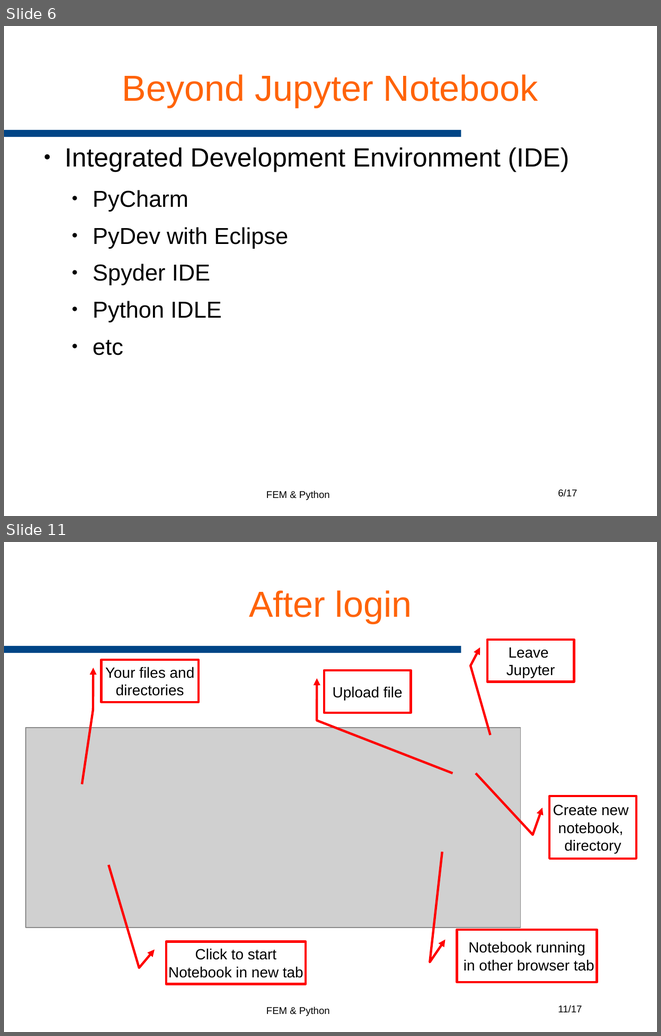
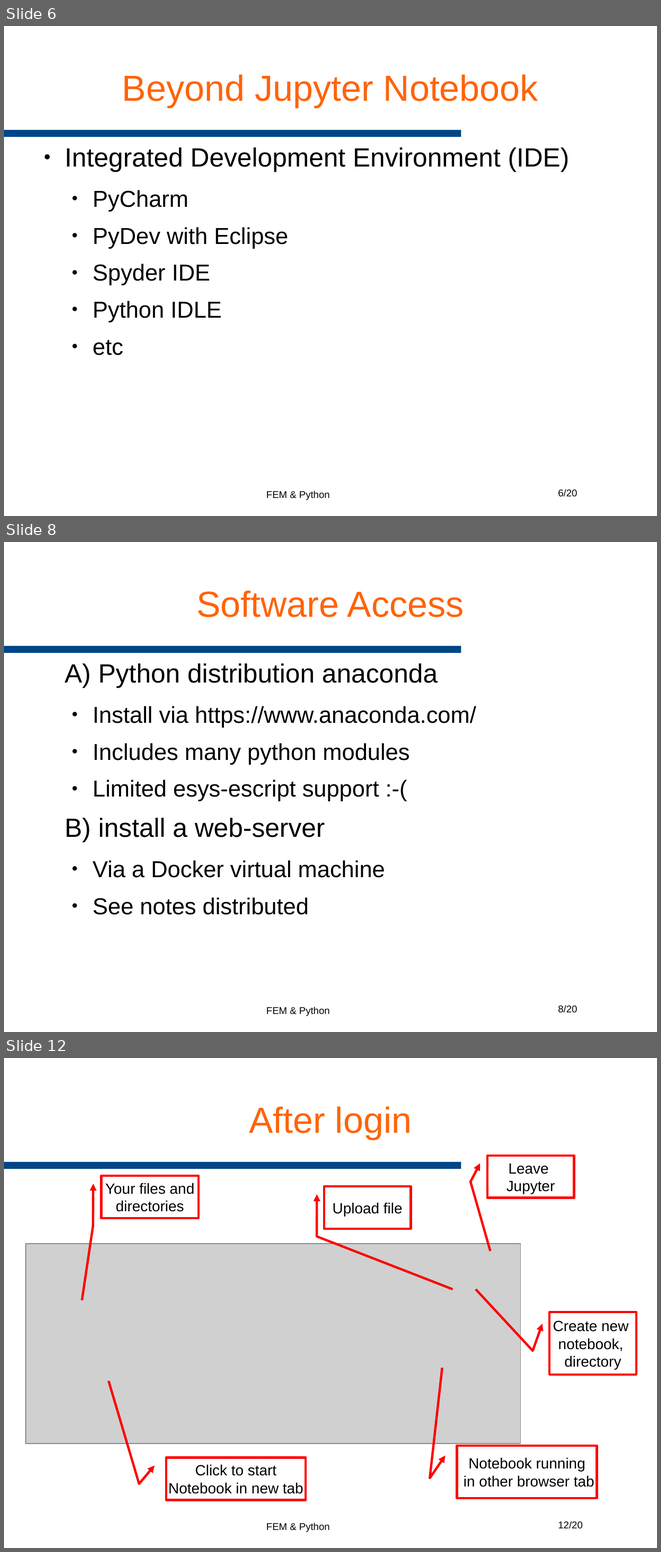
Before and after one commit to AndreaCodd/eenotes, a slide deck: Notebooks/GeophysicalImaging/resources/Slides/01 Intro.odp. Shown one above the other, each under a label of ours: slides 6 and 11 before the commit, slides 6, 8 and 12 after it; the slides between them are not shown. The pictures are 661x1036 and 661x1552 pixels, drawn with LibreOffice and Linux fonts; fonts in the diff are those of the drawing; grey boxes stand for pictures; background and template pictures are left out. Boxes give left, top, right and bottom in pixels: in the first picture for what was removed or moved away, otherwise in the second. Text is boxed around its words. In the diff, an @@ line names an element or a change of style, - is before the commit and + after.

```diff
--- a/Notebooks/GeophysicalImaging/resources/Slides/01 Intro.odp
+++ b/Notebooks/GeophysicalImaging/resources/Slides/01 Intro.odp
@@ slide 8 added at bbox=[4, 542, 657, 1032], background #FFFFFF; not listed: 3 template elements that a slide beside it also shows @@
@@ title added at bbox=[196, 590, 464, 617], 44 pt, text #FF6309 @@
+Software Access
@@ text added at bbox=[64, 663, 476, 915], 28 pt, text #000000 @@
+A) Python distribution anaconda
+  ● Install via https://www.anaconda.com/
+  ● Includes many python modules
+  ● Limited esys-escript support :-(
+B) install a web-server
+  ● Via a Docker virtual machine
+  ● See notes distributed
@@ page number at bbox=[558, 489, 577, 497]: text changed @@
-6/17
+6/20
@@ what was slide 11 is now slide 12 @@
@@ page number at bbox=[558, 1521, 583, 1529]: text changed @@
-11/17
+12/20
```
Also in this commit, not shown: 3 slides changed, 4 other slides added, 2 slides removed, 2 other files.
